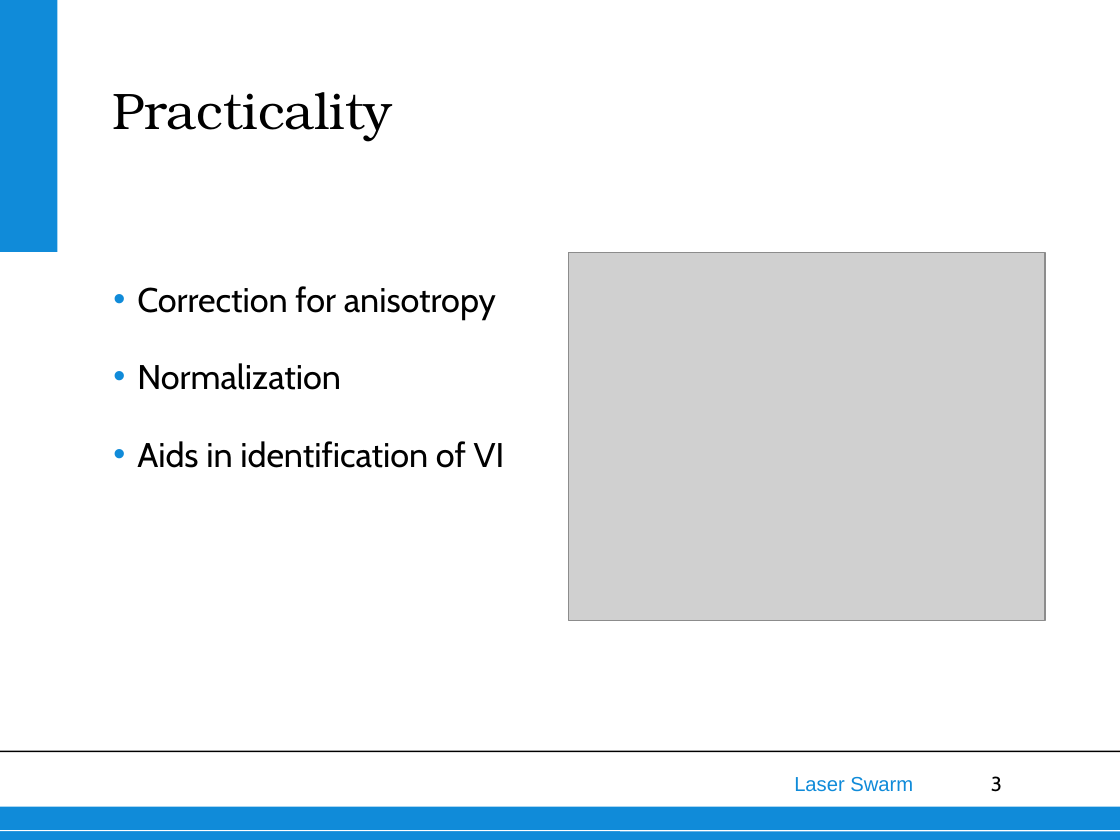
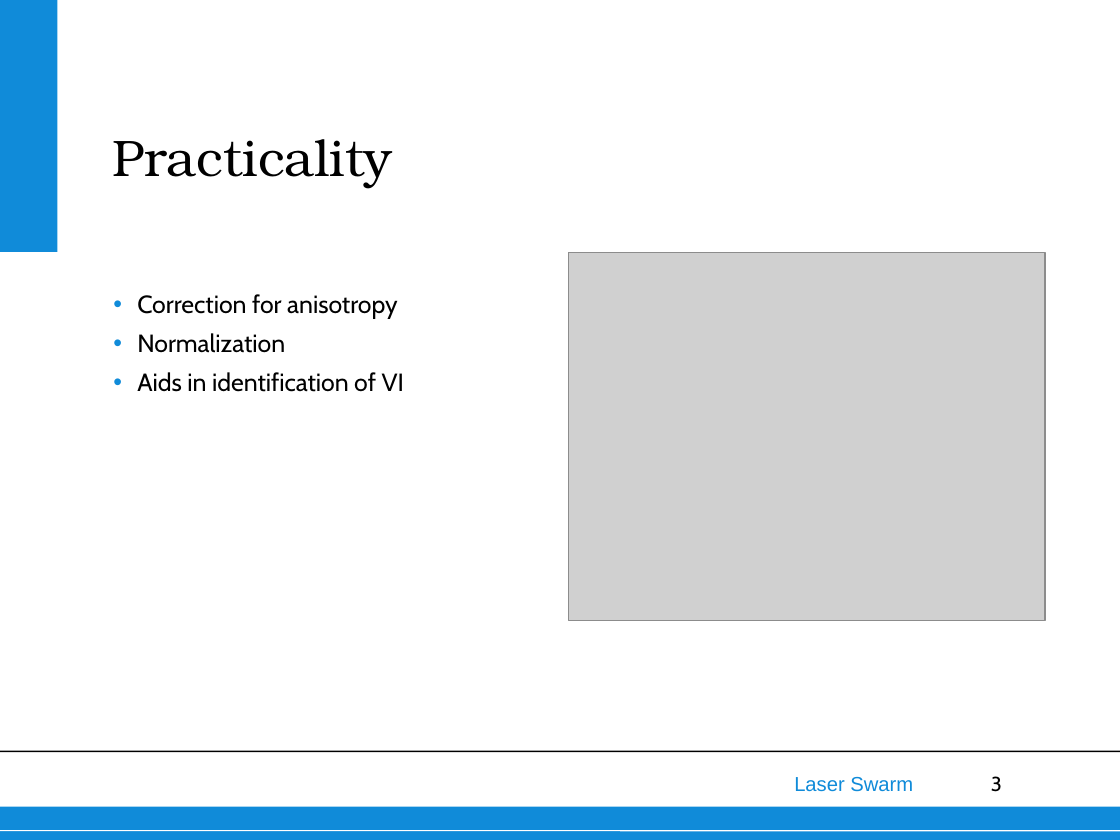
Before and after one commit to thewisenerd/laser-swarm, a slide deck: slide 3 of finalPresentation/subsections/BRDF.ppt. Drawn at 1120x840 pixels with LibreOffice and Linux fonts; fonts in the diff are those of the drawing; grey boxes stand for pictures; background and template pictures are left out. Boxes give left, top, right and bottom in pixels: in the first picture for what was removed or moved away, otherwise in the second. Text is boxed around its words. In the diff, an @@ line names an element or a change of style, - is before the commit and + after.

```diff
--- a/finalPresentation/subsections/BRDF.ppt
+++ b/finalPresentation/subsections/BRDF.ppt
@@ title "Practicality": place and size @@
-title "Practicality" at [112, 92, 392, 142]
+title "Practicality" at [112, 139, 392, 188]
@@ text "Correction for anisotropy" at [137, 294, 404, 392]: size 22 to 16 pt @@
```
Also in this commit, not shown: 3 other slides changed, 2 slides added, 2 slides removed.
